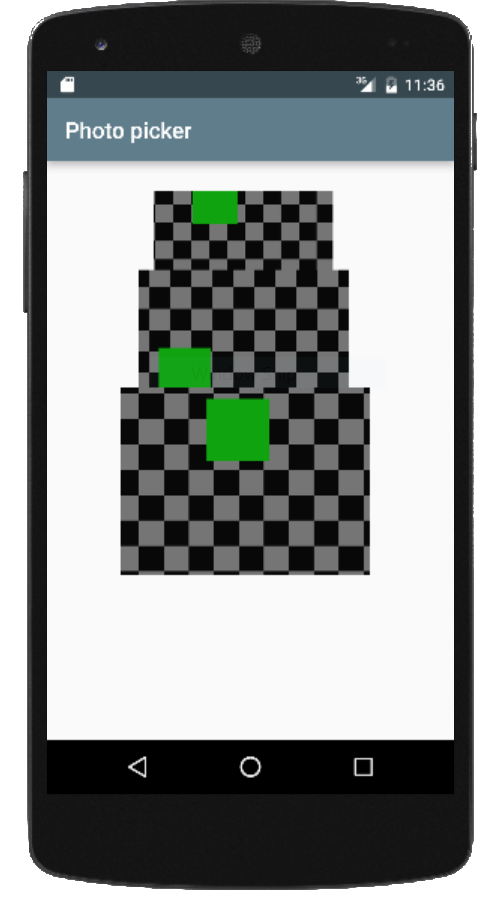
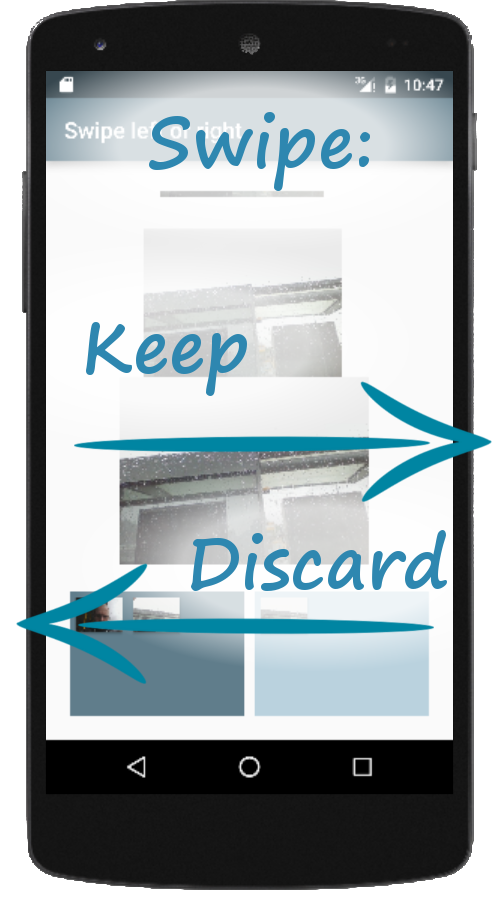
Layer changes from the first 500x900 image to the second:
added layer "Discard" above "Keep" over 191, 530, 447, 591
added layer "Keep" above "discard arrow" over 86, 322, 247, 396
added layer "discard arrow" above "keep arrow" over 16, 562, 434, 684
added layer "keep arrow" above "blur copy" over 74, 380, 492, 502
added layer "blur copy" (75%) above "Swipe:" over 46, 238, 424, 452
added layer "Swipe:" above "blur" over 149, 112, 370, 191
added layer "blur" (75%) above "Pasted Layer #1" over 67, 458, 453, 672
added layer "Pasted Layer #1" (76%) above "Pasted Layer #2" over 22, 39, 477, 253
added layer "Pasted Layer #2" above "Pasted Layer" over 22, 0, 476, 890
